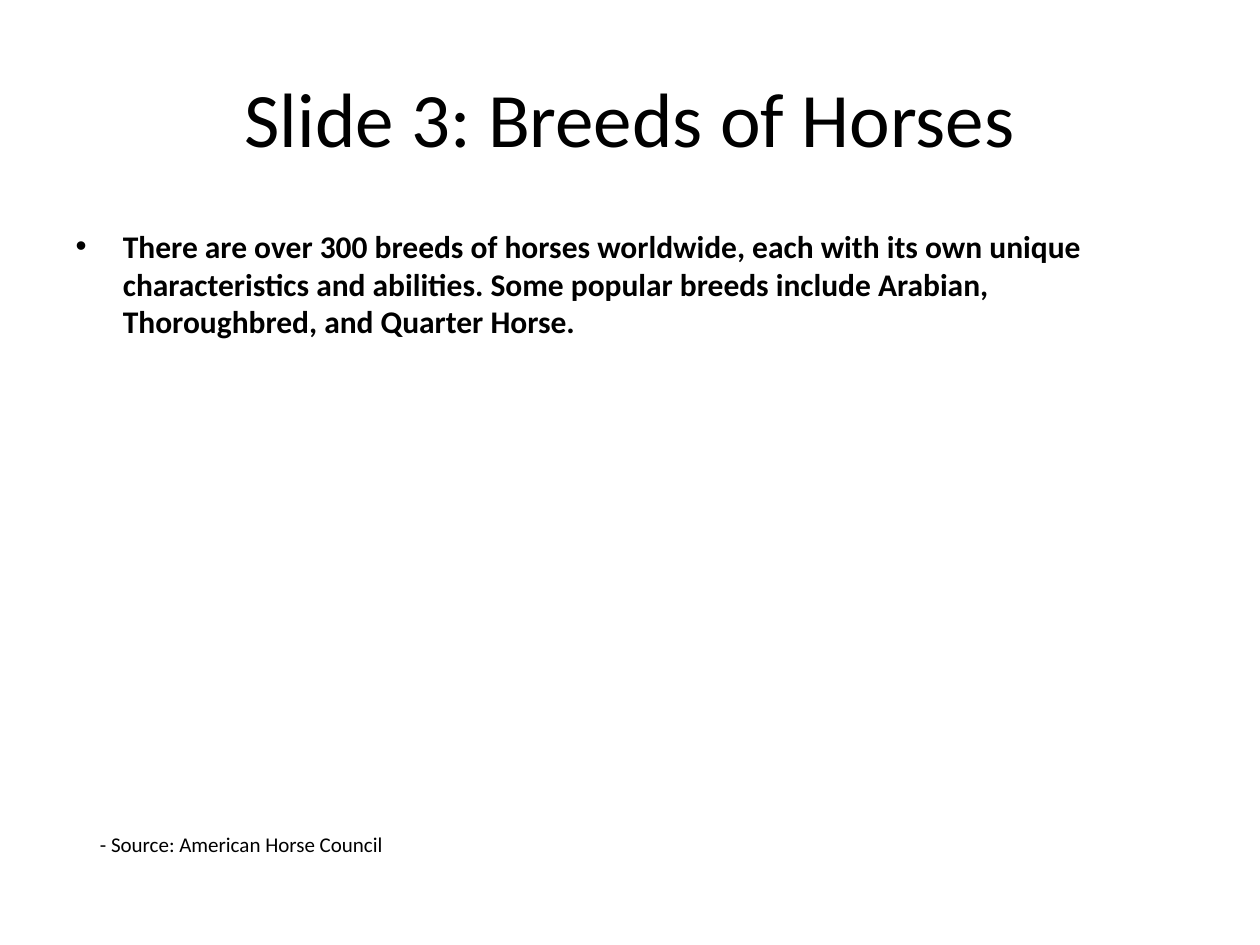
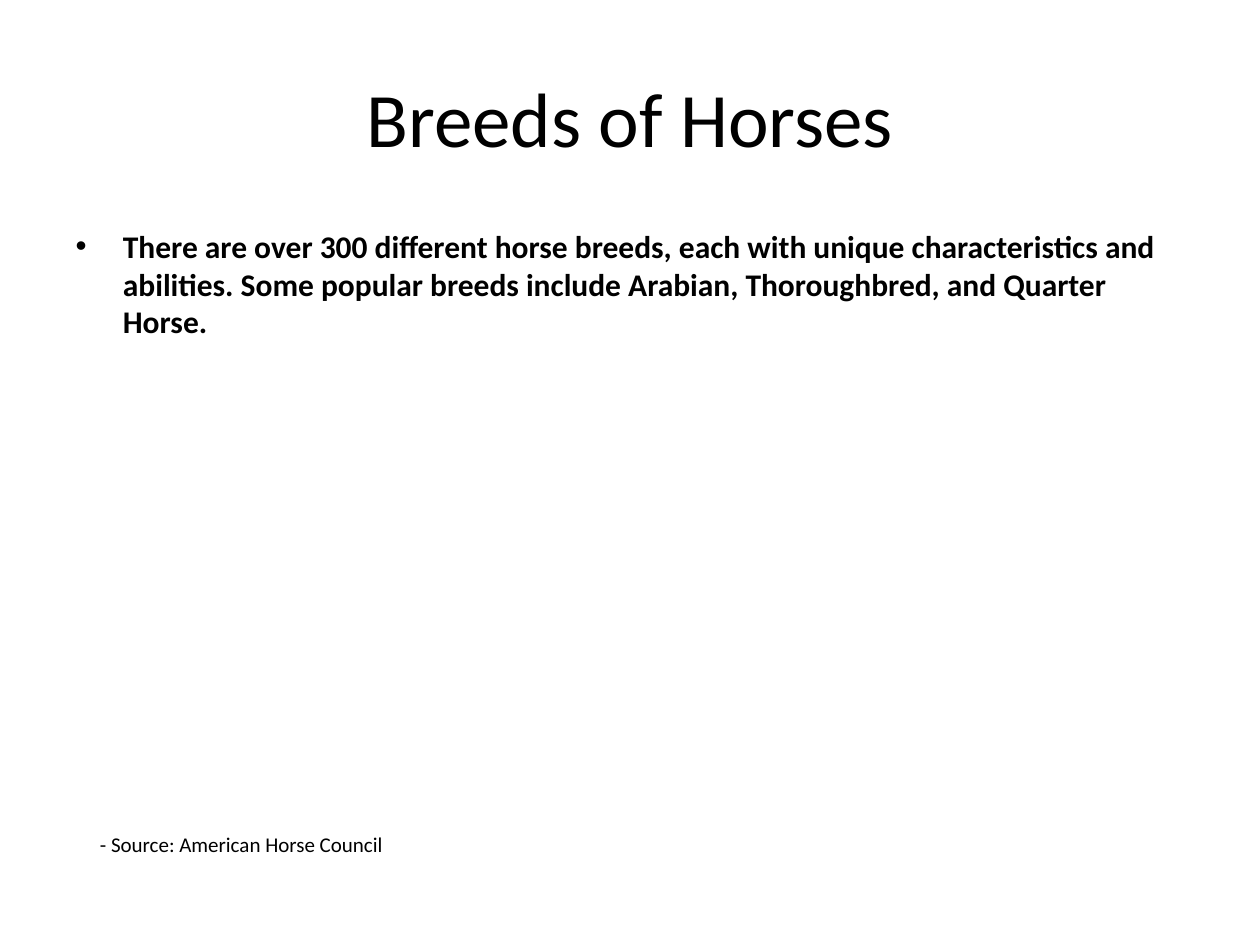
Before and after one commit to infrasvc-magang/test, a slide deck: slide 4 of backend/project/PPTX/Horse_presentation.pptx. Drawn at 1260x945 pixels with LibreOffice and Linux fonts; fonts in the diff are those of the drawing. Boxes give left, top, right and bottom in pixels: in the first picture for what was removed or moved away, otherwise in the second. Text is boxed around its words. In the diff, an @@ line names an element or a change of style, - is before the commit and + after.

```diff
--- a/backend/project/PPTX/Horse_presentation.pptx
+++ b/backend/project/PPTX/Horse_presentation.pptx
@@ title at [366, 93, 893, 148]: text changed @@
-Slide 3: Breeds of Horses
+Breeds of Horses
@@ text at [123, 236, 1154, 334]: text changed @@
-• There are over 300 breeds of horses worldwide, each with its own unique characteristics and abilities. Some popular breeds include Arabian, Thoroughbred, and Quarter Horse.
+• There are over 300 different horse breeds, each with unique characteristics and abilities. Some popular breeds include Arabian, Thoroughbred, and Quarter Horse.
```
Also in this commit, not shown: 9 other slides changed, 7 other files.
